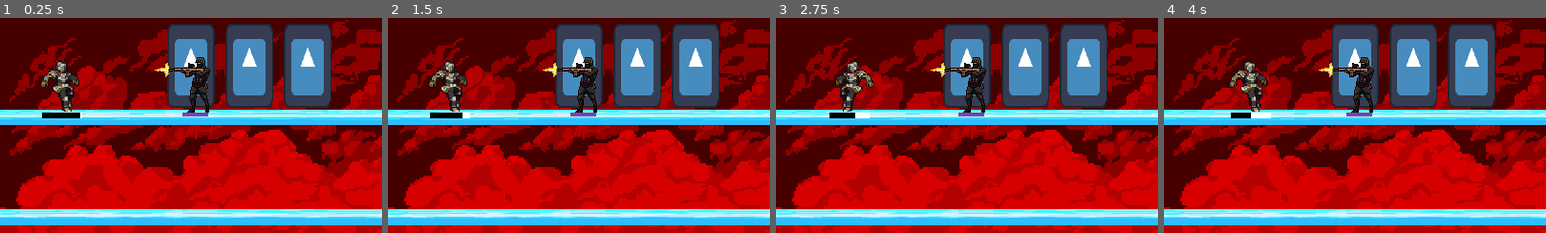
Above: before the commit, frames 1-4 (left to right).
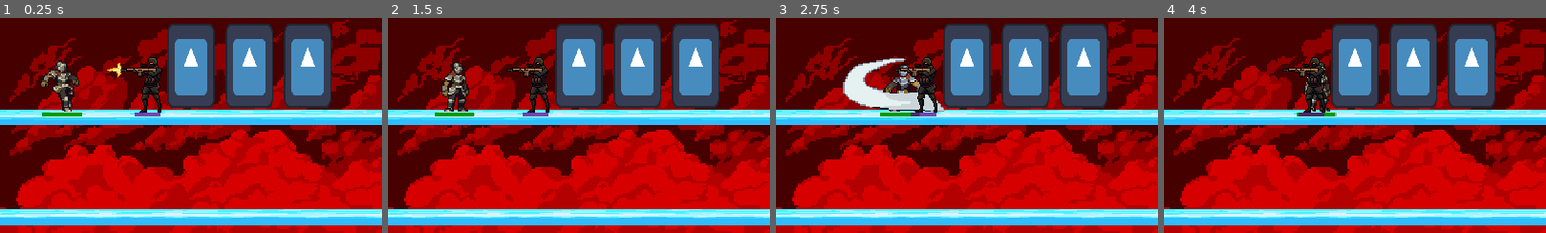
Above: after the commit, the same moments.

Repository: moses0315/CombatSystem
Game: Godot game, scene res://Combat/combat.tscn
Two runs of this game, one before a commit and one after it. Both use one fixed random seed, a clock stepped at 60 frames per second and the inputs below. The engine's default icon, where the game draws it, is replaced by a stand-in: a white triangle on a blue panel in a dark square.
Inputs:
- Up to frame 1 (0.25 s): no input
- Up to frame 2 (1.5 s): hold Space (attack) 0.53-1.28 s; hold Right (right) from 0.53 s (still down); tap Space (attack) at 1.35 s
- Up to frame 3 (2.75 s): release Right (right) at 2.03 s; hold Left (left) from 2.03 s (still down); hold Space (attack) from 2.03 s (still down); tap Q (door_open) at 2.1 s
- Up to frame 4 (4 s): release Left (left) at 2.78 s; release Space (attack) at 2.78 s; hold Right (right) from 2.78 s (still down); tap Space (attack) at 2.85 s; hold Space (attack) from 3.53 s (still down)
The pictures show only the part of the screen within x 0-50%, y 0-50%; the shares and areas given below are measured in that part.

The runs differ from the first frame. In frame 1, 2.8% of the frame differs, in the area x 11-55%, y 18-47%; in frame 2, 4.0%; in frame 3, 6.7%, in the area x 14-55%, y 18-47%; in frame 4, 4.4%.

Commit message:
Summon Deffrent character

Diff:
--- a/Combat/NPCs.gd
+++ b/Combat/NPCs.gd
@@ -1,5 +1,6 @@
 extends Node
 var knight = preload("res://Combat/knight.tscn")
+var soldier = preload("res://Combat/soldier.tscn")
 
 @onready var threeDoors_array = [$ThreeDoors,$ThreeDoors2,$ThreeDoors3]
 
@@ -8,24 +9,41 @@
 func _process(delta):
 	if 	not $AudioStreamPlayer.playing:
 		$AudioStreamPlayer.play()
+
 	for doors in threeDoors_array:
 		if doors.doors_open:
-			var knight_instance1 = knight.instantiate()
-			var knight_instance2 = knight.instantiate()
-			var knight_instance3 = knight.instantiate()
-			knight_instance1.position = Vector2(doors.create_position1)
-			knight_instance2.position = Vector2(doors.create_position2)
-			knight_instance3.position = Vector2(doors.create_position3)
+			var instance1 = knight.instantiate()
+			var instance2 = knight.instantiate()
+			var instance3 = knight.instantiate()
+			match doors.character_name1:
+				"knight":
+					instance1 = knight.instantiate()
+				"soldier":
+					instance1 = soldier.instantiate()
+			match doors.character_name2:
+				"knight":
+					instance2 = knight.instantiate()
+				"soldier":
+					instance2 = soldier.instantiate()
+			match doors.character_name3:
+				"knight":
+					instance3 = knight.instantiate()
+				"soldier":
+					instance3 = soldier.instantiate()
+
+			instance1.position = Vector2(doors.create_position1)
+			instance2.position = Vector2(doors.create_position2)
+			instance3.position = Vector2(doors.create_position3)
 
 			if doors.door_num == 1:
-				knight_instance1.friend = true
+				instance1.friend = true
 			elif doors.door_num == 2:
-				knight_instance2.friend = true
+				instance2.friend = true
 			elif doors.door_num == 3:
-				knight_instance3.friend = true
+				instance3.friend = true
 
-			$NPC.add_child(knight_instance1)
-			$NPC.add_child(knight_instance2)
-			$NPC.add_child(knight_instance3)
+			$NPC.add_child(instance1)
+			$NPC.add_child(instance2)
+			$NPC.add_child(instance3)
 
 			doors.doors_open = false
--- a/Combat/SodierBullet.gd
+++ b/Combat/SodierBullet.gd
@@ -20,4 +20,6 @@
 
 
 func _on_area_2d_body_entered(body):
-	body.take_damage(self_attack_power)
+	if body is CharacterBody2D:
+		body.take_damage(self_attack_power)
+	self.queue_free()
--- a/Combat/Soldier.gd
+++ b/Combat/Soldier.gd
@@ -9,7 +9,7 @@
 var gravity = ProjectSettings.get_setting("physics/2d/default_gravity")
 
 var health = 100
-var self_attack_power = 5
+var self_attack_power = 10
 var is_hurt = false
 var is_dead = false
 var is_attacking = false
--- a/Combat/combat.tscn
+++ b/Combat/combat.tscn
@@ -45,12 +45,21 @@
 [node name="NPC" type="Node" parent="NPCs"]
 
 [node name="ThreeDoors" parent="NPCs" instance=ExtResource("3_bvjdj")]
+character_name1 = "soldier"
+character_name2 = "knight"
+character_name3 = "knight"
 
 [node name="ThreeDoors2" parent="NPCs" instance=ExtResource("3_bvjdj")]
 position = Vector2(400, 0)
+character_name1 = "soldier"
+character_name2 = "soldier"
+character_name3 = "soldier"
 
 [node name="ThreeDoors3" parent="NPCs" instance=ExtResource("3_bvjdj")]
 position = Vector2(800, 0)
+character_name1 = "soldier"
+character_name2 = "soldier"
+character_name3 = "soldier"
 
 [node name="AudioStreamPlayer" type="AudioStreamPlayer" parent="NPCs"]
 stream = ExtResource("4_iiash")
@@ -98,4 +107,4 @@
 scale = Vector2(2, 2)
 
 [node name="Soldier" parent="." instance=ExtResource("6_be23j")]
-position = Vector2(296, 88)
+position = Vector2(224, 96)
--- a/Combat/door.gd
+++ b/Combat/door.gd
@@ -2,11 +2,6 @@
 
 var is_enter = false
 var is_open = false
-
-# Called when the node enters the scene tree for the first time.
-func _ready():
-	pass # Replace with function body.
-
 
 # Called every frame. 'delta' is the elapsed time since the previous frame.
 func _process(delta):
--- a/Combat/doors.gd
+++ b/Combat/doors.gd
@@ -1,4 +1,8 @@
 extends Node2D
+
+@export var character_name1 : String
+@export var character_name2 : String
+@export var character_name3 : String
 
 @onready var doorarray = [$Door1/Area2D/CollisionShape2D,$Door2/Area2D/CollisionShape2D,$Door3/Area2D/CollisionShape2D]
 
--- a/Combat/knight.tscn
+++ b/Combat/knight.tscn
@@ -477,7 +477,7 @@
 shape = SubResource("RectangleShape2D_g3al4")
 
 [node name="Healthbar" type="ProgressBar" parent="."]
-modulate = Color(0.670588, 0, 1, 0.647059)
+modulate = Color(0.447059, 0.305882, 0.258824, 1)
 offset_left = -16.0
 offset_top = 24.5
 offset_right = 197.0
--- a/Combat/player.gd
+++ b/Combat/player.gd
@@ -8,7 +8,8 @@
 var is_hurt = false
 var is_dead = false
 
-var health = 100
+var max_health = 1000
+var health = max_health
 var player_attack_power = 10
 
 var attack_stat = 0
@@ -23,6 +24,7 @@
 
 func _ready():
 	$AttackArea/CollisionShape2D.disabled = true
+	healthbar.max_value = max_health
 
 func _physics_process(delta):
 	if $AnimatedSprite2D.flip_h == true:
--- a/Combat/player.tscn
+++ b/Combat/player.tscn
@@ -6,8 +6,6 @@
 [ext_resource type="Texture2D" uid="uid://bxluujftg2sji" path="res://Assets/Player/_Hit.png" id="3_xcwb7"]
 [ext_resource type="Texture2D" uid="uid://b4rv1mei1ol3e" path="res://Assets/Player/_Idle.png" id="4_gdflg"]
 [ext_resource type="Texture2D" uid="uid://b4qa1hklwr2uy" path="res://Assets/Player/_Run.png" id="5_pfc0w"]
-[ext_resource type="Texture2D" uid="uid://dolffd1jcbgbo" path="res://Assets/HealthBar/under.png" id="8_ta1yf"]
-[ext_resource type="Texture2D" uid="uid://c7bqpb4kggroa" path="res://Assets/HealthBar/progress.png" id="10_56wi7"]
 
 [sub_resource type="RectangleShape2D" id="RectangleShape2D_alwf2"]
 size = Vector2(16, 38.0083)
@@ -719,6 +717,8 @@
 [sub_resource type="RectangleShape2D" id="RectangleShape2D_y5sy2"]
 size = Vector2(38.6667, 37.3333)
 
+[sub_resource type="StyleBoxFlat" id="StyleBoxFlat_8k2jl"]
+
 [sub_resource type="RectangleShape2D" id="RectangleShape2D_5olno"]
 size = Vector2(5, 37.3333)
 
@@ -763,15 +763,16 @@
 position = Vector2(24.6667, 0)
 shape = SubResource("RectangleShape2D_y5sy2")
 
-[node name="Healthbar" type="TextureProgressBar" parent="."]
+[node name="Healthbar" type="ProgressBar" parent="."]
+modulate = Color(0, 1, 0, 1)
 offset_left = -16.0
 offset_top = 18.6667
 offset_right = 134.0
-offset_bottom = 38.6667
+offset_bottom = 33.6667
 scale = Vector2(0.2, 0.2)
+theme_override_styles/fill = SubResource("StyleBoxFlat_8k2jl")
 value = 100.0
-texture_under = ExtResource("8_ta1yf")
-texture_progress = ExtResource("10_56wi7")
+show_percentage = false
 
 [node name="DoorDetectArea" type="Area2D" parent="."]
 collision_layer = 8
--- a/Combat/sodierBullet.tscn
+++ b/Combat/sodierBullet.tscn
@@ -11,7 +11,6 @@
 script = ExtResource("2_8xqhs")
 
 [node name="Area2D" type="Area2D" parent="."]
-scale = Vector2(10, 10)
 collision_layer = 0
 collision_mask = 0
 
--- a/Combat/soldier.tscn
+++ b/Combat/soldier.tscn
@@ -132,7 +132,7 @@
 
 [sub_resource type="Animation" id="Animation_t26sg"]
 resource_name = "attack"
-length = 0.4
+loop_mode = 1
 tracks/0/type = "value"
 tracks/0/imported = false
 tracks/0/enabled = true
@@ -152,10 +152,10 @@
 tracks/1/interp = 1
 tracks/1/loop_wrap = true
 tracks/1/keys = {
-"times": PackedFloat32Array(0, 0.1, 0.2, 0.3),
-"transitions": PackedFloat32Array(1, 1, 1, 1),
-"update": 1,
-"values": [0, 1, 2, 3]
+"times": PackedFloat32Array(0, 0.1, 0.2, 0.3, 0.4),
+"transitions": PackedFloat32Array(1, 1, 1, 1, 1),
+"update": 1,
+"values": [0, 1, 2, 3, 0]
 }
 
 [sub_resource type="Animation" id="Animation_q4pbe"]
@@ -418,7 +418,6 @@
 shape = SubResource("RectangleShape2D_c8emr")
 
 [node name="AttackCooldownTimer" type="Timer" parent="."]
-wait_time = 0.4
 one_shot = true
 
 [node name="AnimationPlayer" type="AnimationPlayer" parent="."]
--- a/Combat/three_doors.tscn
+++ b/Combat/three_doors.tscn
@@ -1,39 +1,10 @@
 [gd_scene load_steps=3 format=3 uid="uid://bhh6t0a2uc0nq"]
 
+[ext_resource type="Script" path="res://Combat/Doors.gd" id="1_81mgm"]
 [ext_resource type="PackedScene" uid="uid://c7n2cpfh5oilf" path="res://Combat/door.tscn" id="2_5cjvy"]
 
-[sub_resource type="GDScript" id="GDScript_3nyvc"]
-script/source = "extends Node2D
-
-@onready var doorarray = [$Door1/Area2D/CollisionShape2D,$Door2/Area2D/CollisionShape2D,$Door3/Area2D/CollisionShape2D]
-
-@onready var create_position1 = self.position+$Door1.position
-@onready var create_position2= self.position+$Door2.position
-@onready var create_position3 = self.position+$Door3.position
-
-var doors_open = false
-var doors_once_open = false
-var door_num
-var num = 1
-# Called every frame. 'delta' is the elapsed time since the previous frame.
-func _process(delta):
-	if not doors_once_open:
-		for door in doorarray:
-			if door.is_open:
-				door_num = num
-				doors_open = true
-				door.is_open = false
-				doors_once_open = true
-				$Door1.queue_free()
-				$Door2.queue_free()
-				$Door3.queue_free()
-			num += 1
-		num = 1
-
-"
-
 [node name="ThreeDoors" type="Node2D"]
-script = SubResource("GDScript_3nyvc")
+script = ExtResource("1_81mgm")
 
 [node name="Door1" parent="." instance=ExtResource("2_5cjvy")]
 position = Vector2(288, 72)
Not shown: 1 places in Combat/player.tscn that only renumber resources
